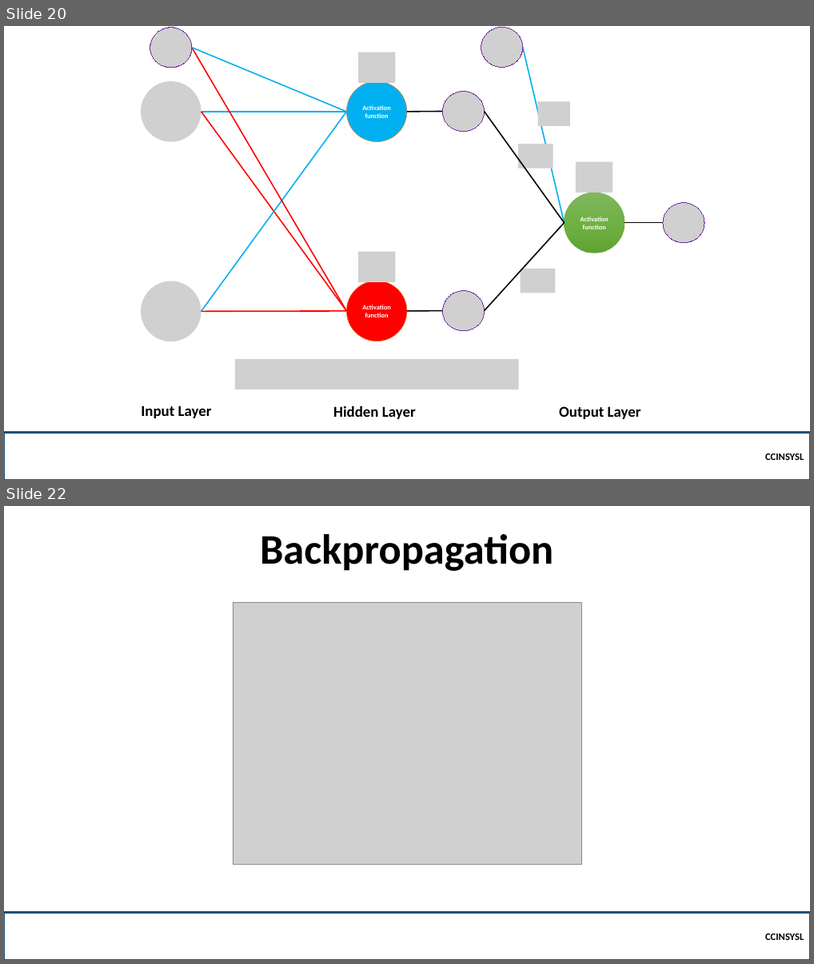
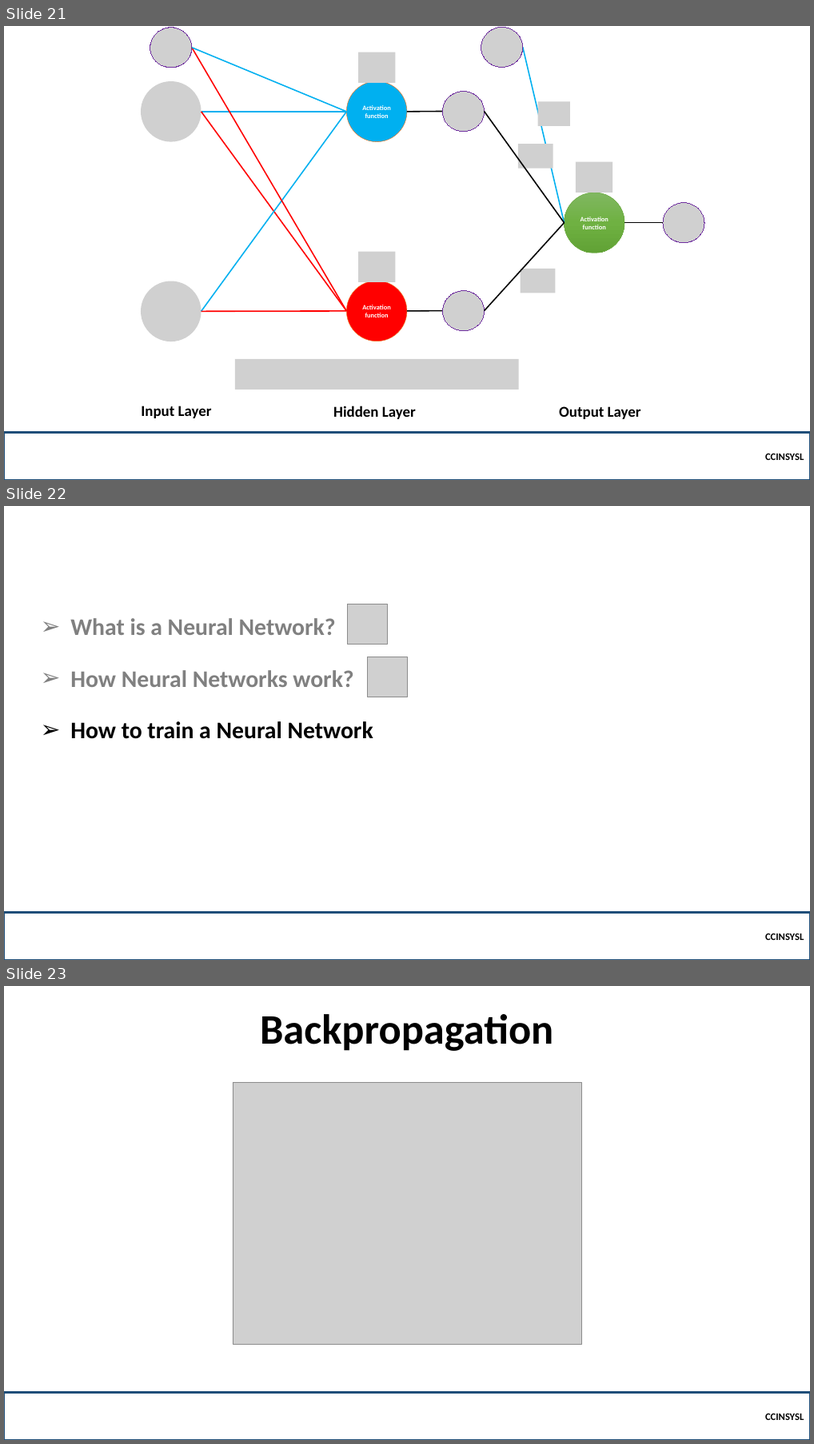
Before and after one commit to robitussin/CCINSYSL, a slide deck: 9 - Neural Networks/Introduction to Neural Networks.pptx. Shown one above the other, each under a label of ours: slides 20 and 22 before the commit, slides 21, 22 and 23 after it; the slides between them are not shown. The pictures are 814x964 and 814x1444 pixels, drawn with LibreOffice and Linux fonts; fonts in the diff are those of the drawing; grey boxes stand for pictures; background and template pictures are left out. Boxes give left, top, right and bottom in pixels: in the first picture for what was removed or moved away, otherwise in the second. Text is boxed around its words. In the diff, an @@ line names an element or a change of style, - is before the commit and + after.

```diff
--- a/9 - Neural Networks/Introduction to Neural Networks.pptx
+++ b/9 - Neural Networks/Introduction to Neural Networks.pptx
@@ slide 22 added at bbox=[4, 506, 810, 960], background picture (left out) @@
@@ text added at bbox=[70, 618, 374, 739], 28.3 pt, text #808080, bold @@
+➢ What is a Neural Network?
+➢ How Neural Networks work?
+➢ How to train a Neural Network
@@ picture added at bbox=[348, 604, 387, 644] @@
@@ picture added at bbox=[367, 656, 407, 696] @@
@@ rectangle added at bbox=[4, 912, 810, 960], outline #1F4E79 2.25 pt, 12 pt, text #000000, bold @@
+CCINSYSL
@@ what was slide 20 is now slide 21 @@
@@ what was slide 22 is now slide 23 @@
```
Also in this commit, not shown: 5 slides changed, 2 other slides added, 1 slide removed.
